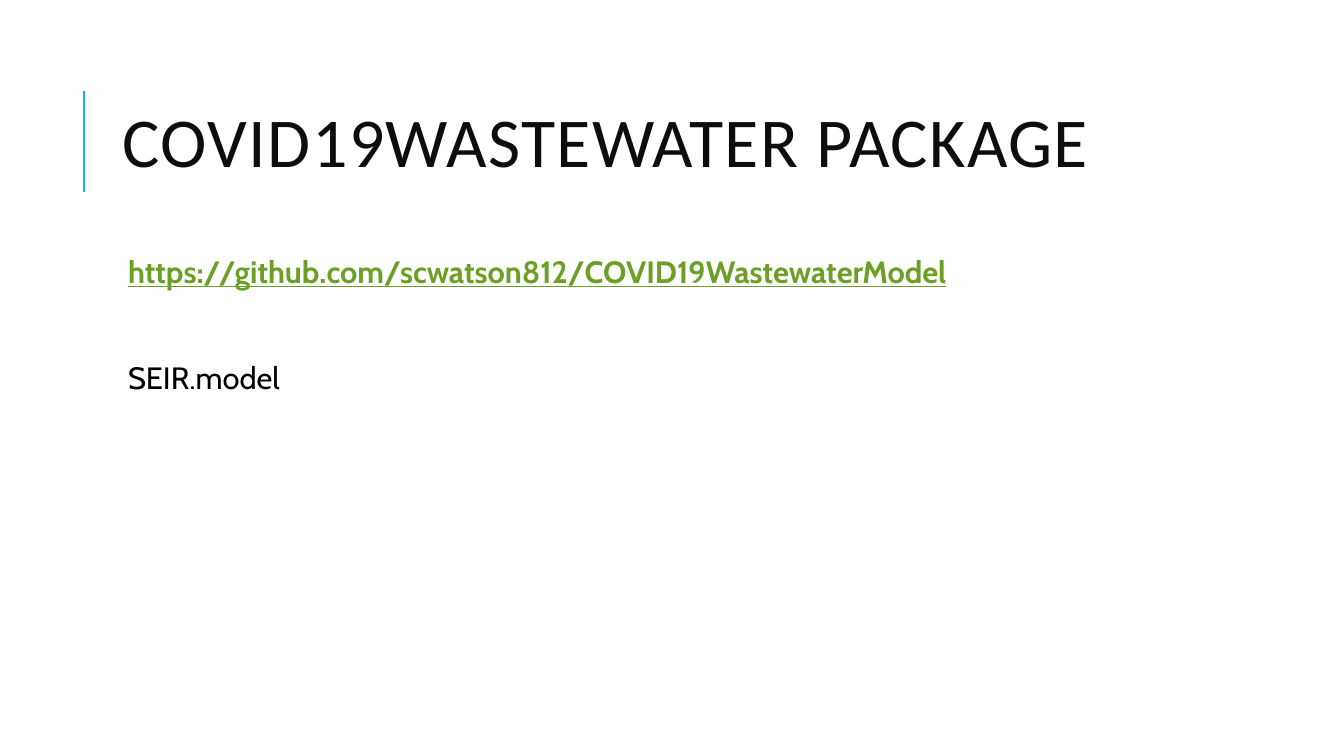
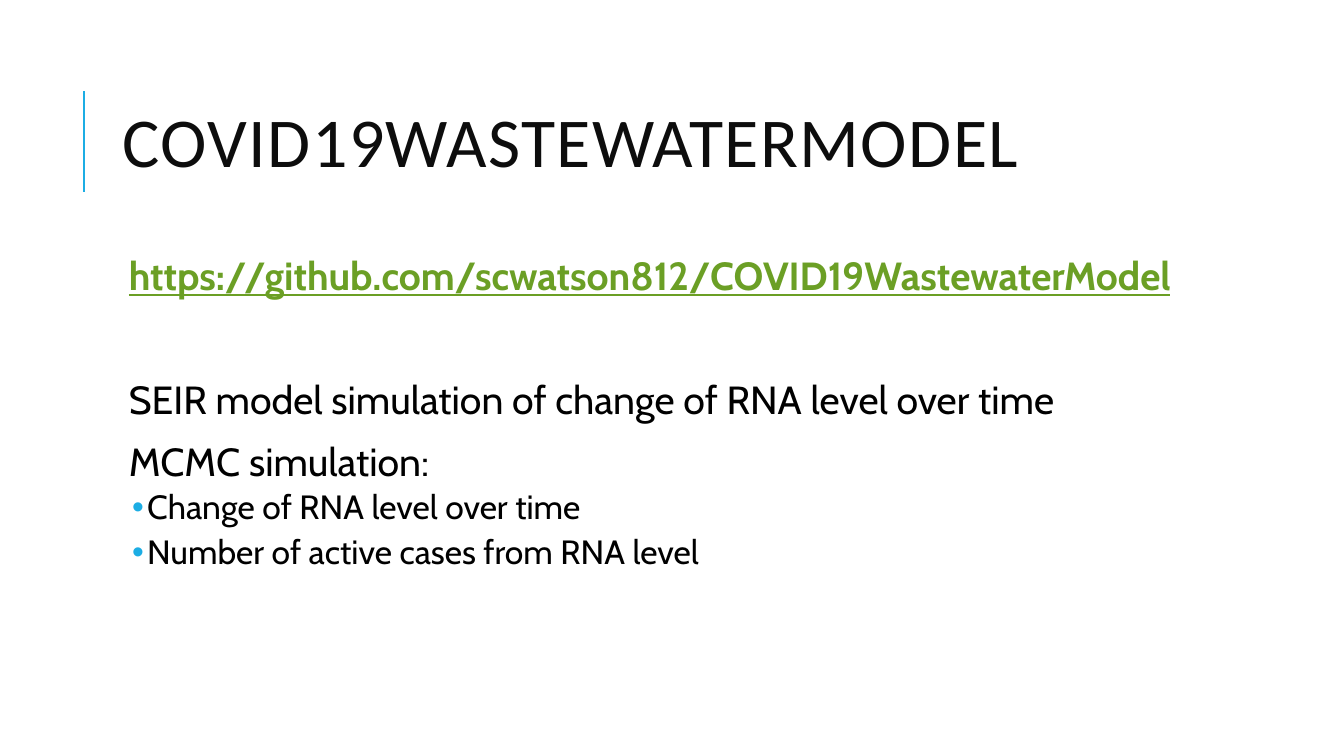
Before and after one commit to florencema1/rtestww, a slide deck: slide 6 of Presentation 1.pptx. Drawn at 1344x756 pixels with LibreOffice and Linux fonts; fonts in the diff are those of the drawing. Boxes give left, top, right and bottom in pixels: in the first picture for what was removed or moved away, otherwise in the second. Text is boxed around its words. In the diff, an @@ line names an element or a change of style, - is before the commit and + after.

```diff
--- a/Presentation 1.pptx
+++ b/Presentation 1.pptx
@@ title at box(123, 121, 1018, 168): text changed @@
-COVID19WASTEWATER PACKAGE
+COVID19WASTEWATERMODEL
@@ text at box(129, 260, 1171, 300): size 22 to 28 pt in "https://github.com/scwatson812/COVID19WastewaterModel" @@
@@ text at box(129, 384, 1054, 565): text changed; size 22 to 28 pt @@
-  SEIR.model
+  SEIR model simulation of change of RNA level over time
+  MCMC simulation:
+  • Change of RNA level over time
+  • Number of active cases from RNA level
```
Also in this commit, not shown: 9 other slides changed, 2 slides added, 15 other files.
